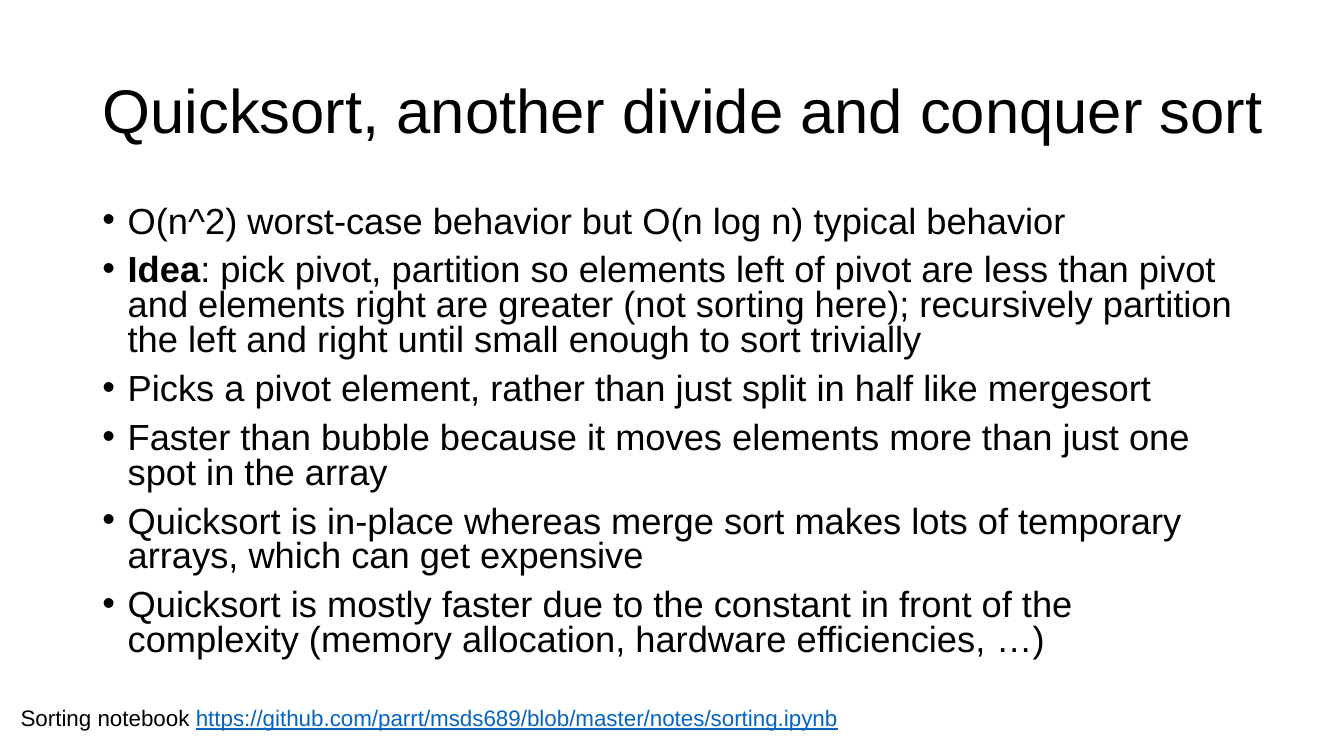
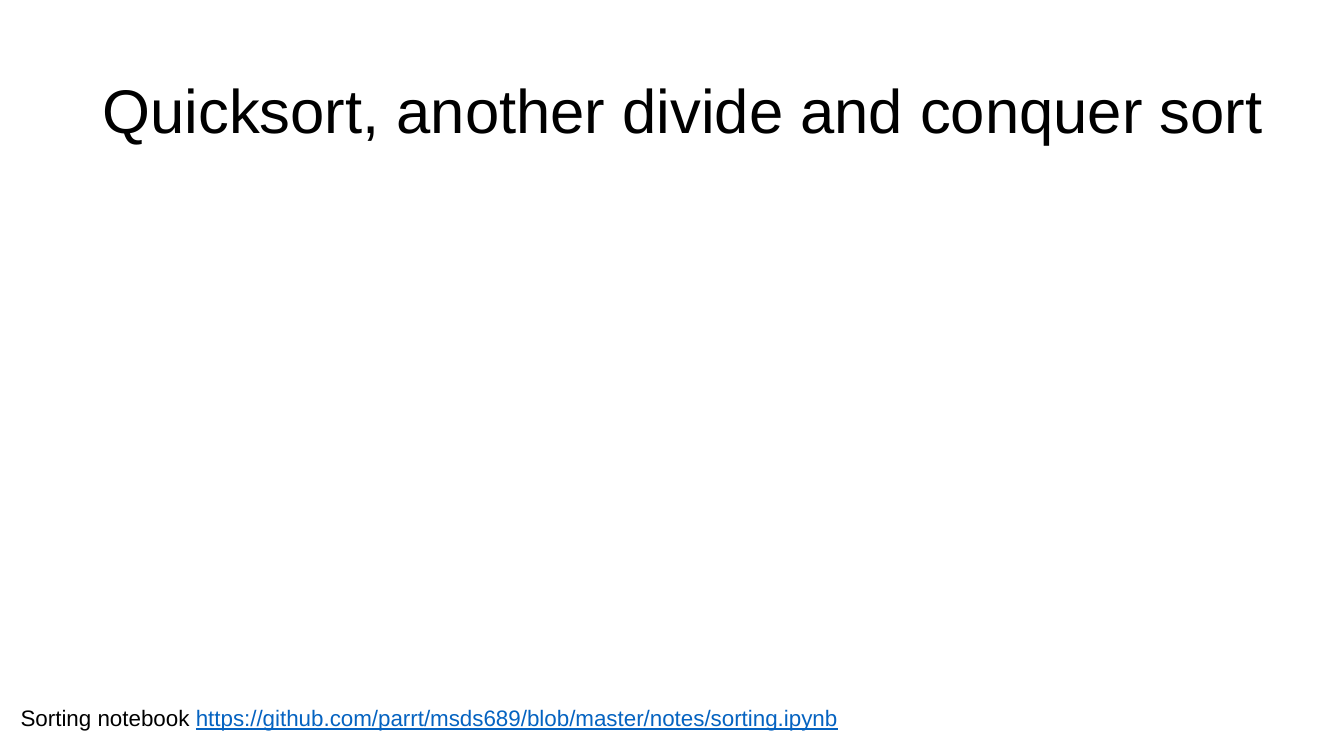
Before and after one commit to parrt/msds689, a slide deck: slide 6 of notes/sorting.pptx. Drawn at 1344x756 pixels with LibreOffice and Linux fonts; fonts in the diff are those of the drawing; grey boxes stand for pictures; background and template pictures are left out. Boxes give left, top, right and bottom in pixels: in the first picture for what was removed or moved away, otherwise in the second. Text is boxed around its words. In the diff, an @@ line names an element or a change of style, - is before the commit and + after.

```diff
--- a/notes/sorting.pptx
+++ b/notes/sorting.pptx
@@ text removed at bbox=[128, 207, 1232, 659] @@
-• O(n^2) worst-case behavior but O(n log n) typical behavior
-• Idea: pick pivot, partition so elements left of pivot are less than pivot and elements right are greater (not sorting here); recursively partition the left and right until small enough to sort trivially
-• Picks a pivot element, rather than just split in half like mergesort
-• Faster than bubble because it moves elements more than just one spot in the array
-• Quicksort is in-place whereas merge sort makes lots of temporary arrays, which can get expensive
-• Quicksort is mostly faster due to the constant in front of the complexity (memory allocation, hardware efficiencies, …)
```
Also in this commit, not shown: 5 other slides changed, 2 slides added, 4 other files.
